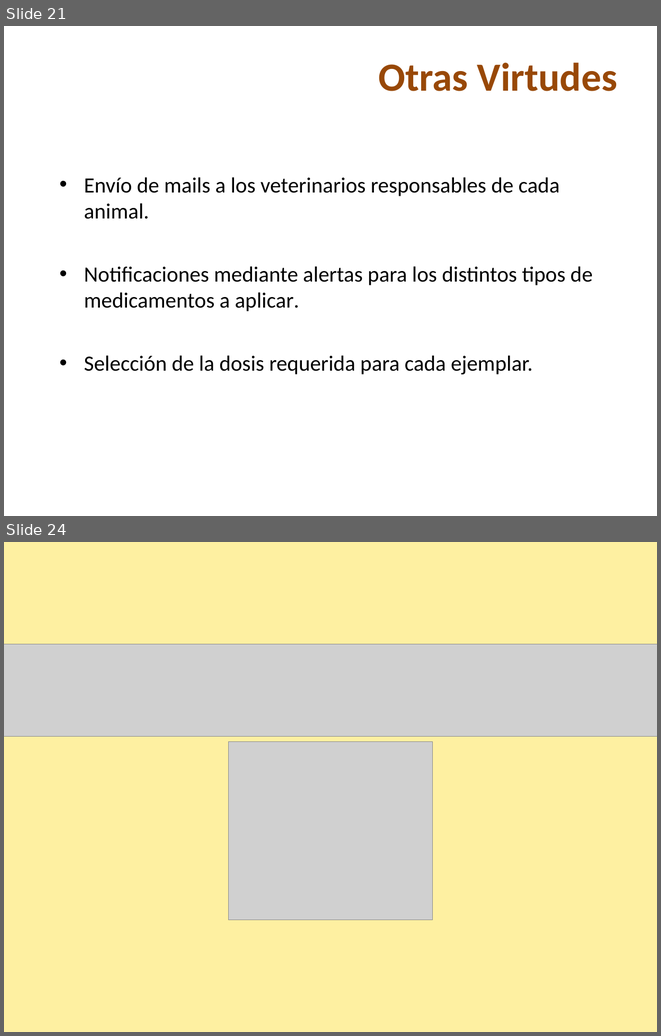
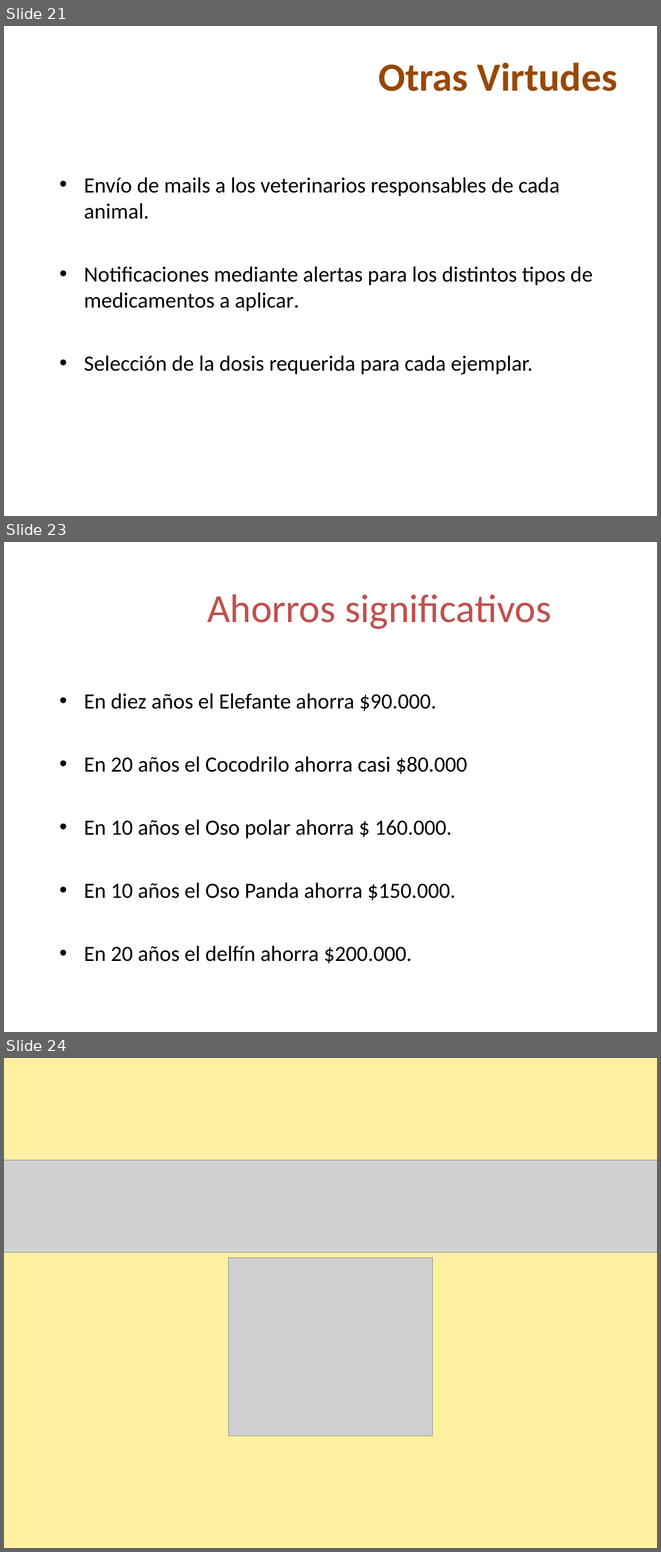
Before and after one commit to nicohen/taller-desarrollo-proyectos-i, a slide deck: Presentaciones/Demo Gerencial.ppt. Shown one above the other, each under a label of ours: slides 21 and 24 before the commit, slides 21, 23 and 24 after it; the slides between them are not shown. The pictures are 661x1036 and 661x1552 pixels, drawn with LibreOffice and Linux fonts; fonts in the diff are those of the drawing; grey boxes stand for pictures; background and template pictures are left out. Boxes give left, top, right and bottom in pixels: in the first picture for what was removed or moved away, otherwise in the second. Text is boxed around its words. In the diff, an @@ line names an element or a change of style, - is before the commit and + after.

```diff
--- a/Presentaciones/Demo Gerencial.ppt
+++ b/Presentaciones/Demo Gerencial.ppt
@@ slide 23 added at bbox=[4, 542, 657, 1032], background picture (left out) @@
@@ title added at bbox=[207, 594, 551, 629], 44 pt, text #C0504D @@
+Ahorros significativos
@@ text added at bbox=[84, 693, 467, 963], 24 pt, text #000000 @@
+• En diez años el Elefante ahorra $90.000.
+• En 20 años el Cocodrilo ahorra casi $80.000
+• En 10 años el Oso polar ahorra $ 160.000.
+• En 10 años el Oso Panda ahorra $150.000.
+• En 20 años el delfín ahorra $200.000.
```
Also in this commit, not shown: 1 slide changed.
